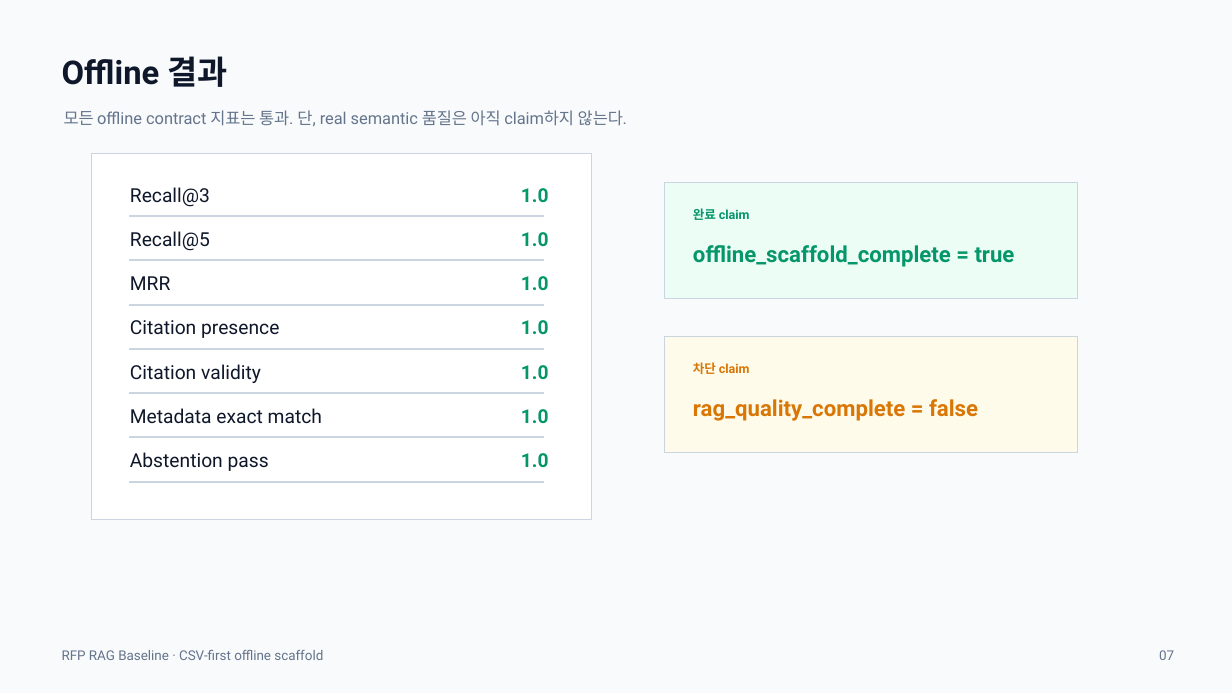
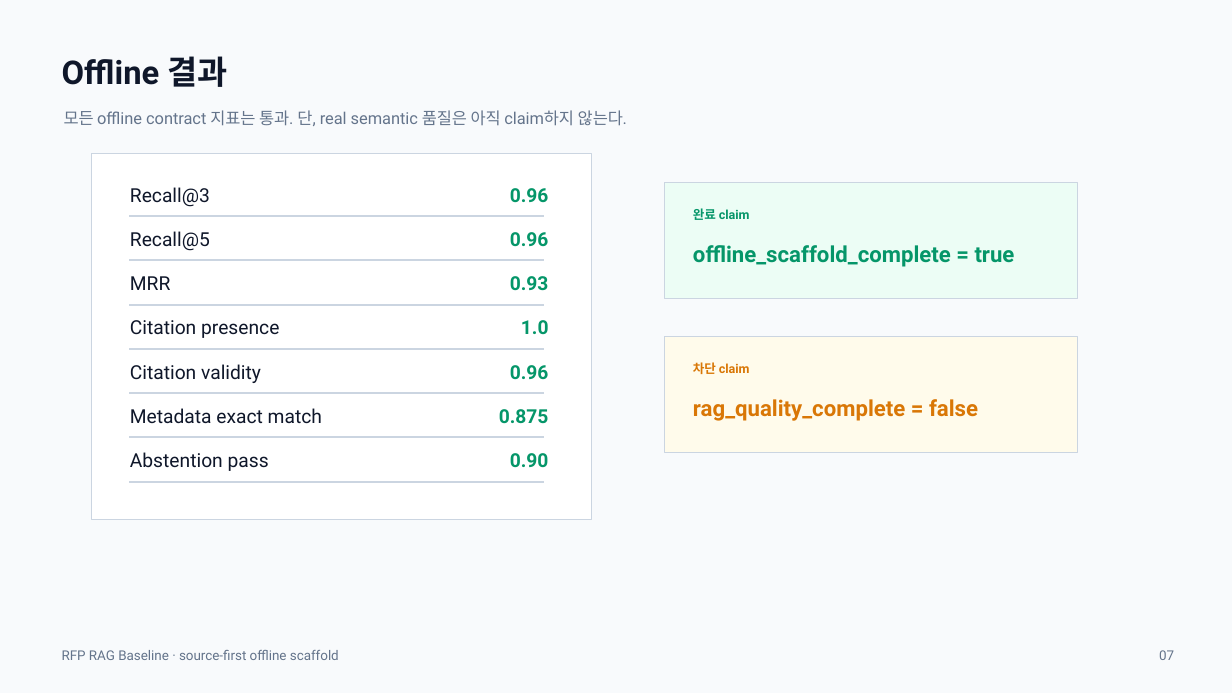
Before and after one commit to hskim-solv/rfp-rag, a slide deck: slide 7 of deliverables/rfp-rag-baseline-presentation.pptx. Drawn at 1232x693 pixels with LibreOffice and Linux fonts; fonts in the diff are those of the drawing. Boxes give left, top, right and bottom in pixels: in the first picture for what was removed or moved away, otherwise in the second. Text is boxed around its words. In the diff, an @@ line names an element or a change of style, - is before the commit and + after.

Commit message:
feat: make RAG indexing source-first

```diff
--- a/deliverables/rfp-rag-baseline-presentation.pptx
+++ b/deliverables/rfp-rag-baseline-presentation.pptx
@@ text at (x1=510, y1=188, x2=549, y2=203): text changed @@
-1.0
+0.96
@@ text at (x1=510, y1=232, x2=549, y2=247): text changed @@
-1.0
+0.96
@@ text at (x1=510, y1=276, x2=549, y2=291): text changed @@
-1.0
+0.93
@@ text at (x1=510, y1=365, x2=549, y2=380): text changed @@
-1.0
+0.96
@@ text at (x1=499, y1=409, x2=549, y2=424): text changed @@
-1.0
+0.875
@@ text at (x1=510, y1=453, x2=549, y2=468): text changed @@
-1.0
+0.90
@@ text at (x1=62, y1=650, x2=339, y2=660): text changed @@
-RFP RAG Baseline · CSV-first offline scaffold
+RFP RAG Baseline · source-first offline scaffold
```
Also in this commit, not shown: 9 other slides changed, 23 other files.
